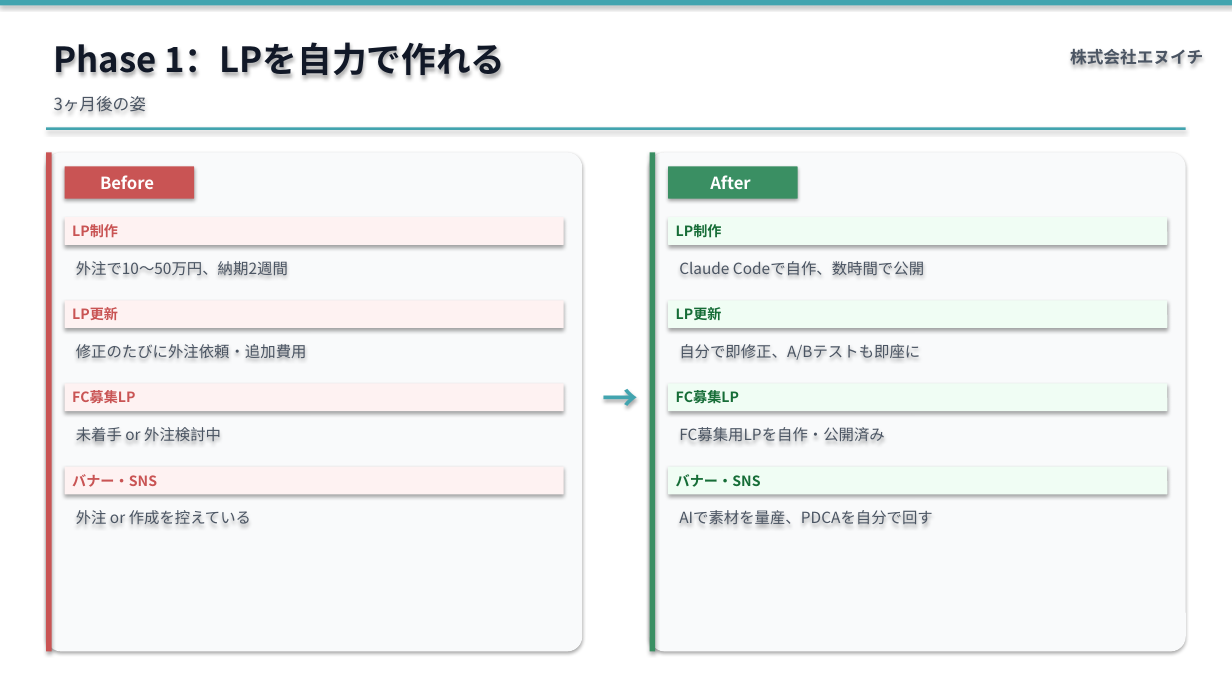
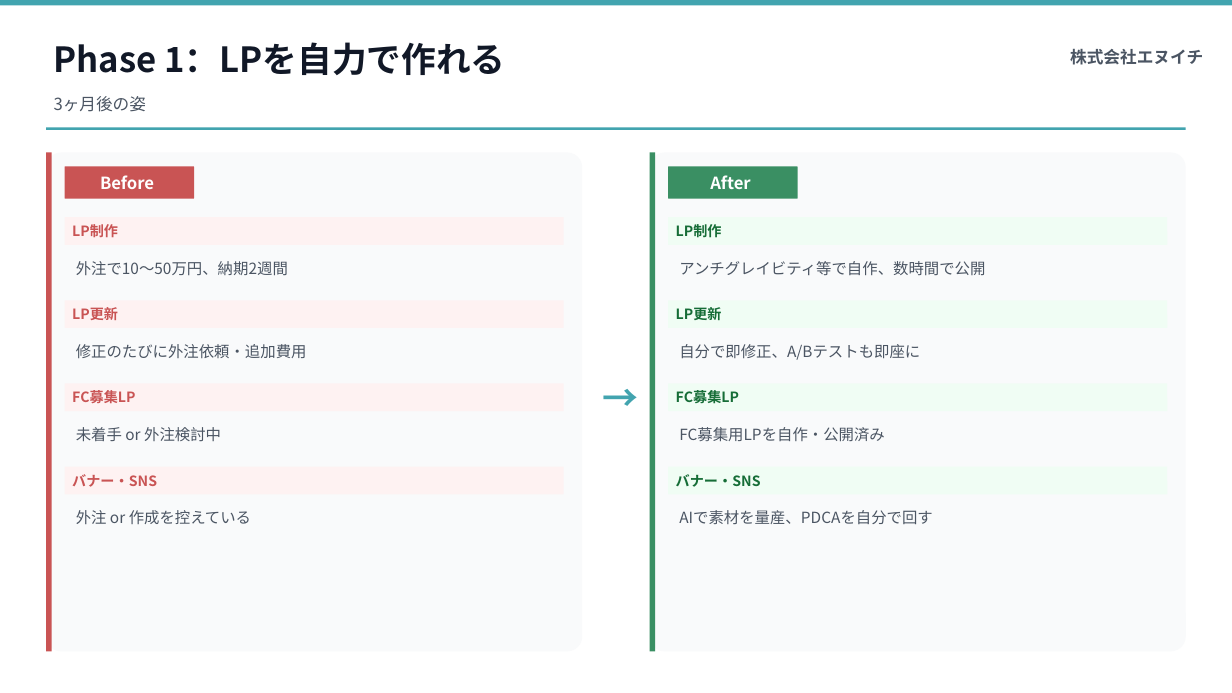
Before and after one commit to Ryunosuke-Okawa/Ryunosuke-n1, a slide deck: slide 14 of output/proposal_TSUBOMIYA_20260415.pptx. Drawn at 1232x693 pixels with LibreOffice and Linux fonts; fonts in the diff are those of the drawing. Boxes give left, top, right and bottom in pixels: in the first picture for what was removed or moved away, otherwise in the second. Text is boxed around its words. In the diff, an @@ line names an element or a change of style, - is before the commit and + after.

```diff
--- a/output/proposal_TSUBOMIYA_20260415.pptx
+++ b/output/proposal_TSUBOMIYA_20260415.pptx
@@ rectangle removed at <box>0,0,1232,693</box> @@
@@ shadow off in 16 elements at <box>65,166,194,199</box>, <box>65,217,564,245</box>, <box>65,300,564,328</box>, <box>65,384,564,411</box>, <box>65,467,564,494</box>, <box>668,166,798,199</box>, <box>668,217,1167,245</box>, <box>668,300,1167,328</box>, <box>668,384,1167,411</box>, <box>668,467,1167,494</box>, <box>0,0,1232,6</box>, <box>46,128,1186,130</box>, <box>46,152,582,652</box>, <box>46,152,52,652</box>, <box>650,152,1186,652</box>, <box>650,152,655,652</box> @@
@@ text at <box>679,261,985,275</box>: text changed @@
-Claude Codeで自作、数時間で公開
+アンチグレイビティ等で自作、数時間で公開
```
Also in this commit, not shown: 26 other slides changed, 1 other file.
